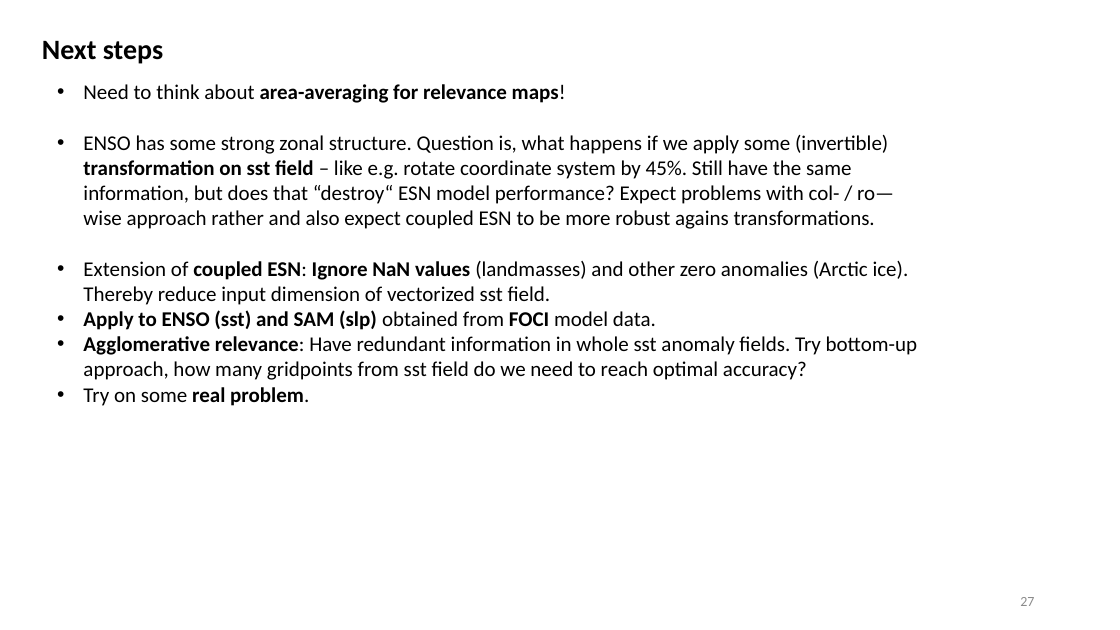
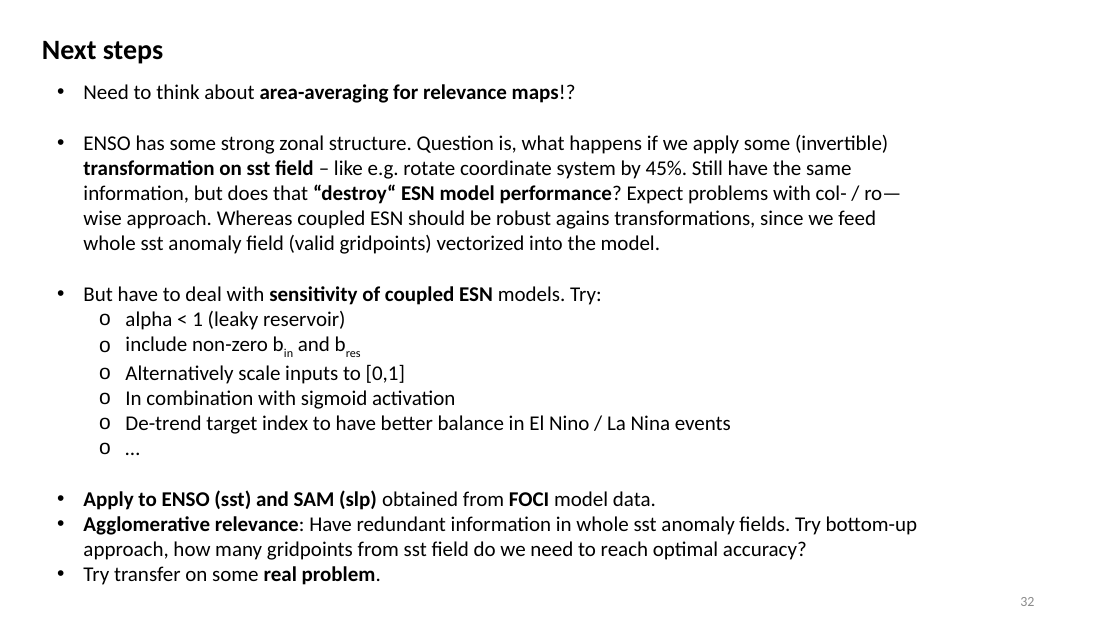
Before and after one commit to MarcoLandtHayen/EchoStateNetworks, a slide deck: slide 32 of ESN_exp09_Classification_LRP.pptx (slide 27 before the commit). Drawn at 1120x630 pixels with LibreOffice and Linux fonts; fonts in the diff are those of the drawing. Boxes give left, top, right and bottom in pixels: in the first picture for what was removed or moved away, otherwise in the second. Text is boxed around its words. In the diff, an @@ line names an element or a change of style, - is before the commit and + after.

```diff
--- a/ESN_exp09_Classification_LRP.pptx
+++ b/ESN_exp09_Classification_LRP.pptx
@@ text at bbox=[83, 84, 901, 434]: text changed @@
-• Need to think about area-averaging for relevance maps!
-• ENSO has some strong zonal structure. Question is, what happens if we apply some (invertible) transformation on sst field – like e.g. rotate coordinate system by 45%. Still have the same information, but does that “destroy“ ESN model performance? Expect problems with col- / ro—wise approach rather and also expect coupled ESN to be more robust agains transformations.
-• Extension of coupled ESN: Ignore NaN values (landmasses) and other zero anomalies (Arctic ice). Thereby reduce input dimension of vectorized sst field.
+• Need to think about area-averaging for relevance maps!?
+• ENSO has some strong zonal structure. Question is, what happens if we apply some (invertible) transformation on sst field – like e.g. rotate coordinate system by 45%. Still have the same information, but does that “destroy“ ESN model performance? Expect problems with col- / ro—wise approach. Whereas coupled ESN should be robust agains transformations, since we feed whole sst anomaly field (valid gridpoints) vectorized into the model.
+• But have to deal with sensitivity of coupled ESN models. Try:
+  o alpha < 1 (leaky reservoir)
+  o include non-zero bin and bres
+  o Alternatively scale inputs to [0,1]
+  o In combination with sigmoid activation
+  o De-trend target index to have better balance in El Nino / La Nina events
+  o …
@@ text at bbox=[83, 566, 381, 585]: text changed; bold off @@
-• Try on some real problem.
+• Try transfer on some real problem.
@@ page number at bbox=[1020, 597, 1034, 606]: text changed @@
-27
+32
```
Also in this commit, not shown: 10 other slides changed, 5 slides added, 4 other files.
